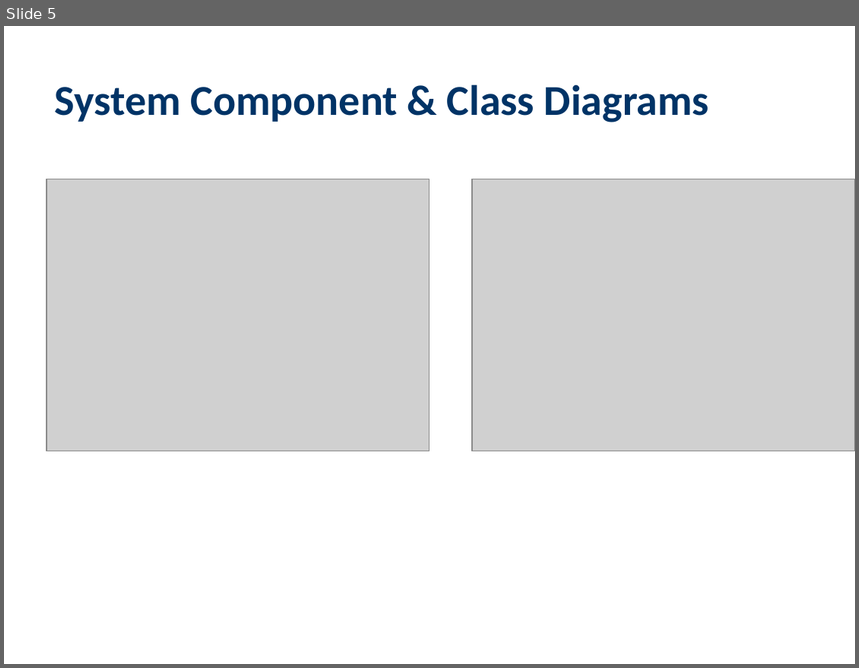
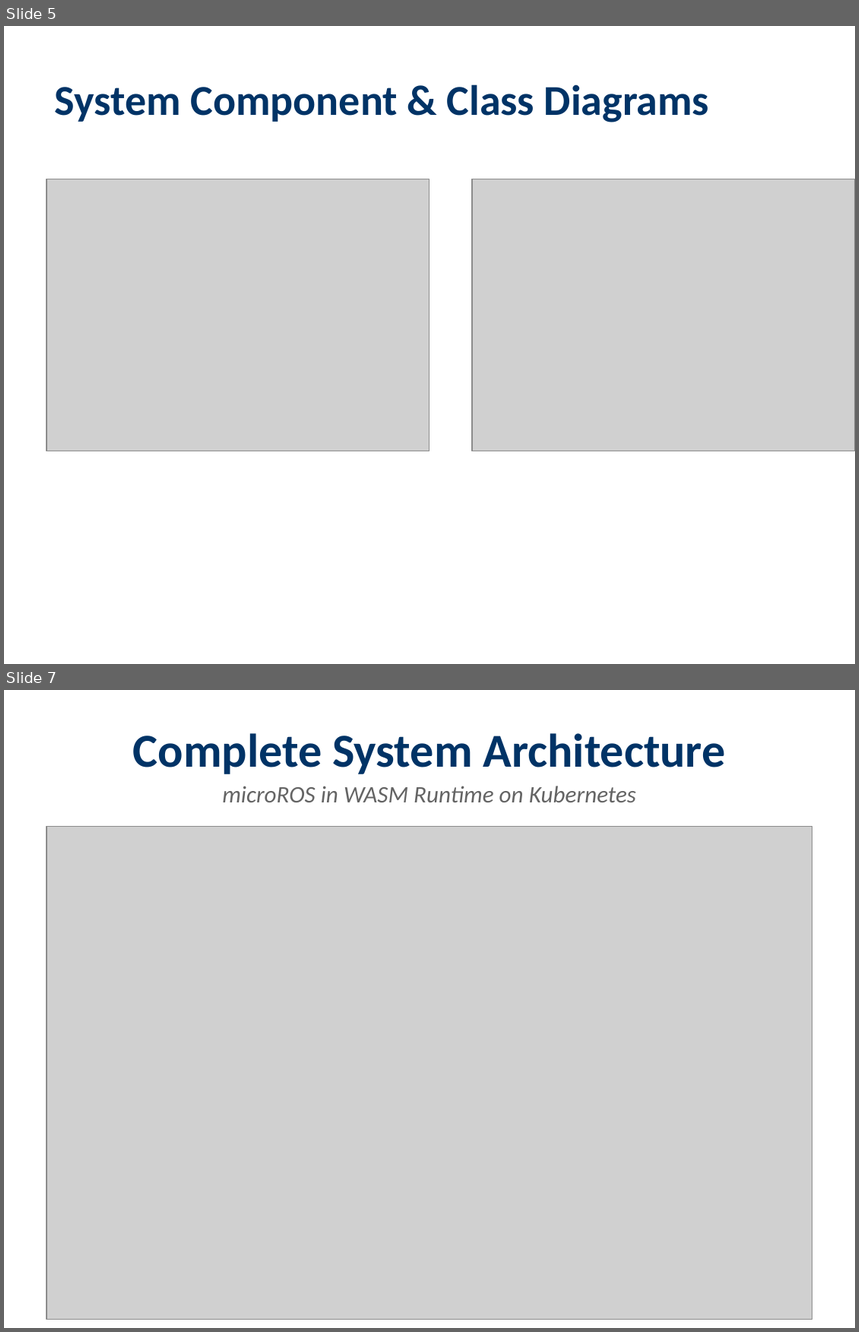
Before and after one commit to lucadagati/ros_wasm_example, a slide deck: microROS_WASM_K8s_Feasibility.pptx. Shown one above the other, each under a label of ours: slide 5 before the commit, slides 5 and 7 after it; the slides between them are not shown. The pictures are 859x668 and 859x1332 pixels, drawn with LibreOffice and Linux fonts; fonts in the diff are those of the drawing; grey boxes stand for pictures. Boxes give left, top, right and bottom in pixels: in the first picture for what was removed or moved away, otherwise in the second. Text is boxed around its words. In the diff, an @@ line names an element or a change of style, - is before the commit and + after.

Commit message:
Final update: All UML diagrams show ROS executing INSIDE WASM
- Recreated all PlantUML files with explicit 'executing in WASM' labels
- All diagrams now clearly show: ROS code compiled to WASM bytecode
- Executed by WASM runtime, no external ROS process
- Direct WASM-to-WASM communication via ROS2 DDS
- Updated architecture, architecture_complete, component diagrams
- All PNG regenerated with updated diagrams

```diff
--- a/microROS_WASM_K8s_Feasibility.pptx
+++ b/microROS_WASM_K8s_Feasibility.pptx
@@ slide 7 added at bbox=[4, 690, 855, 1328], background #FFFFFF @@
@@ text added at bbox=[133, 733, 726, 774], 40 pt, text #003366, bold @@
+Complete System Architecture
@@ text added at bbox=[222, 786, 636, 802], 20 pt, text #646464, italic @@
+microROS in WASM Runtime on Kubernetes
@@ picture added at bbox=[47, 826, 813, 1320] @@
```
Also in this commit, not shown: 5 other slides added, 26 other files.
